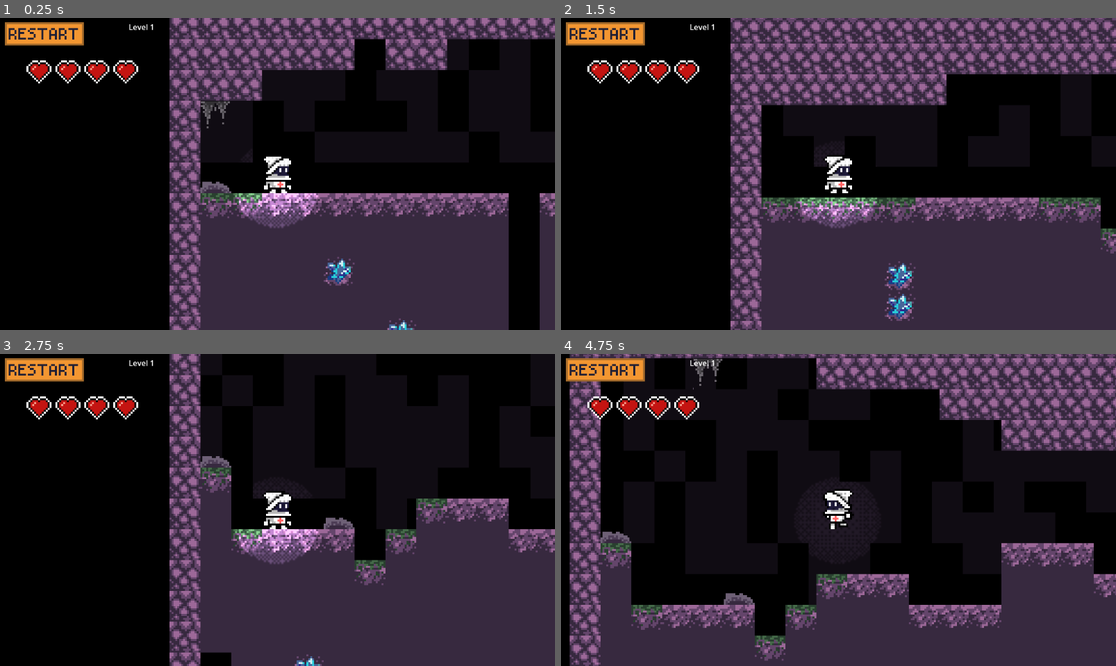
Above: before the commit, frames 1-4 (two rows, left to right).
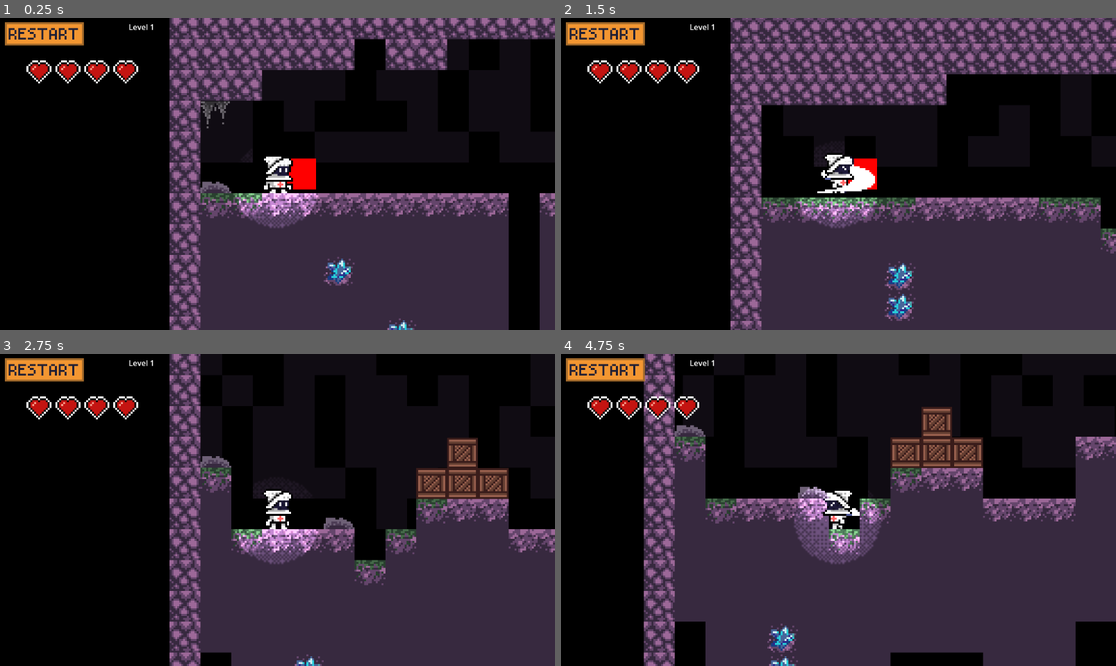
Above: after the commit, the same moments.

Repository: MickeTHS/dtj36_20_team9
Game: Godot game, scene res://Main.tscn
Two runs of this game, one before a commit and one after it. Both use one fixed random seed, a clock stepped at 60 frames per second and the inputs below.
Inputs (mouse positions are in pixels of both pictures, inside the frame that each line leads up to):
- Up to frame 1 (0.25 s): no input
- Up to frame 2 (1.5 s): click (605, 33) at 0.5 s; click (605, 33) at 1.25 s
- Up to frame 3 (2.75 s): click (44, 369) at 2 s
- Up to frame 4 (4.75 s): tap Enter (attack) at 2.75, 2.85, 3.8, 4.35 s; hold D (right) 2.78-4.28 s; tap Space (jump) at 3.02, 3.05, 3.32, 3.6, 3.77, 4.07, 4.55 s; hold A (left) from 4.28 s (still down)

The runs differ from the first frame. In frame 1, 0.5% of the frame differs, in the area x 51-57%, y 44-56%; in frame 2, 0.9%; in frame 3, 2.5%; in frame 4, 60%, in the area x 1-100%, y 0-100%.

Commit message:
audio, creates, export template

Diff:
--- a/Main.tscn
+++ b/Main.tscn
@@ -12,6 +12,7 @@
 [ext_resource type="PackedScene" uid="uid://bjl8jwjes6y1n" path="res://scene/enemy_boss.tscn" id="6_5tuhn"]
 [ext_resource type="Script" uid="uid://bjgyiqulxmsun" path="res://scripts/platform_generator.gd" id="6_c2ibq"]
 [ext_resource type="Script" uid="uid://d27q2f5vleaw4" path="res://scripts/ui.gd" id="7_j4qnp"]
+[ext_resource type="PackedScene" uid="uid://bguiq03i46aua" path="res://scene/crate.tscn" id="7_mxvw5"]
 [ext_resource type="Texture2D" uid="uid://072r7kge6fyu" path="res://assets/button_restart.png" id="8_fpfj3"]
 [ext_resource type="Texture2D" uid="uid://brbyjuhxev8me" path="res://assets/hearts.png" id="9_sc1dx"]
 [ext_resource type="Script" uid="uid://dwpkn2gsgacq6" path="res://scripts/deathzone.gd" id="10_5tuhn"]
@@ -19,6 +20,8 @@
 [ext_resource type="Texture2D" uid="uid://bmtew3clc87o5" path="res://assets/light.png" id="12_sc1dx"]
 [ext_resource type="Script" uid="uid://d3rvh2ngw53mc" path="res://scripts/ui_heart.gd" id="14_c2ibq"]
 [ext_resource type="PackedScene" uid="uid://dsoj70qblpoid" path="res://scene/stalactite.tscn" id="14_kjvhd"]
+[ext_resource type="Script" uid="uid://dreprff0vrjxs" path="res://scripts/attack_area.gd" id="15_sqvbp"]
+[ext_resource type="Texture2D" uid="uid://debek5r7ob5iw" path="res://assets/placeholder.png" id="16_hri7i"]
 [ext_resource type="PackedScene" uid="uid://df73fyk85khx4" path="res://scene/roof_wine.tscn" id="17_3b0ty"]
 [ext_resource type="PackedScene" uid="uid://ni1fpwufx5c5" path="res://scene/stone.tscn" id="18_bg4s2"]
 [ext_resource type="AudioStream" uid="uid://ccchyax824hmj" path="res://assets/RANDOM_LOOPED.ogg" id="21_devvj"]
@@ -77,6 +80,9 @@
 radius = 5.0
 height = 18.0
 
+[sub_resource type="RectangleShape2D" id="RectangleShape2D_w3rk5"]
+size = Vector2(16, 16)
+
 [sub_resource type="AtlasTexture" id="AtlasTexture_3b0ty"]
 atlas = ExtResource("5_c6i3y")
 region = Rect2(0, 144, 48, 48)
@@ -261,6 +267,8 @@
 red_step_per_level = 0.25
 desaturate_step_per_level = 0.25
 enemy_types = Array[PackedScene]([ExtResource("3_fpfj3"), ExtResource("4_sc1dx"), ExtResource("5_kjvhd"), ExtResource("6_5tuhn")])
+max_enemies_per_type = 3
+crate_scene = ExtResource("7_mxvw5")
 
 [node name="TileMapLayerBg" type="TileMapLayer" parent="Level" node_paths=PackedStringArray("target_camera")]
 modulate = Color(0.30323282, 0.30323282, 0.30323282, 1)
@@ -359,13 +367,27 @@
 spikes_sprite = ExtResource("11_2gh4u")
 row_length = 1000
 
-[node name="PlayerCharacter" type="CharacterBody2D" parent="." node_paths=PackedStringArray("ui")]
+[node name="PlayerCharacter" type="CharacterBody2D" parent="." node_paths=PackedStringArray("ui", "attack_area")]
 script = ExtResource("4_5vvyt")
 ui = NodePath("../UILayer")
+attack_area = NodePath("AttackArea")
 
 [node name="CollisionShape2D" type="CollisionShape2D" parent="PlayerCharacter"]
 position = Vector2(0, 6)
 shape = SubResource("CapsuleShape2D_1d40f")
+
+[node name="AttackArea" type="Area2D" parent="PlayerCharacter"]
+script = ExtResource("15_sqvbp")
+is_player = true
+metadata/_custom_type_script = "uid://dreprff0vrjxs"
+
+[node name="Sprite2D" type="Sprite2D" parent="PlayerCharacter/AttackArea"]
+position = Vector2(12, 5)
+texture = ExtResource("16_hri7i")
+
+[node name="CollisionShape2D" type="CollisionShape2D" parent="PlayerCharacter/AttackArea"]
+position = Vector2(12, 5)
+shape = SubResource("RectangleShape2D_w3rk5")
 
 [node name="AnimatedSprite2D" type="AnimatedSprite2D" parent="PlayerCharacter"]
 position = Vector2(0, 7)
@@ -479,6 +501,7 @@
 stream = ExtResource("24_mxvw5")
 
 [connection signal="body_entered" from="Level/DoorArea2D" to="Level" method="_on_door_area_2d_body_entered"]
+[connection signal="body_entered" from="PlayerCharacter/AttackArea" to="PlayerCharacter/AttackArea" method="_on_body_entered"]
 [connection signal="timeout" from="PlayerCharacter/AttackTimer" to="PlayerCharacter" method="_on_attack_timer_timeout"]
 [connection signal="timeout" from="PlayerCharacter/IFrameTimer" to="PlayerCharacter" method="_on_i_frame_timer_timeout"]
 [connection signal="pressed" from="UILayer/RestartButton" to="." method="_on_restart_button_pressed"]
--- a/project.godot
+++ b/project.godot
@@ -39,6 +39,7 @@
 attack={
 "deadzone": 0.2,
 "events": [Object(InputEventKey,"resource_local_to_scene":false,"resource_name":"","device":-1,"window_id":0,"alt_press …(195 unchanged characters)…
+, Object(InputEventMouseButton,"resource_local_to_scene":false,"resource_name":"","device":-1,"window_id":0,"alt_pressed":false,"shift_pressed":false,"ctrl_pressed":false,"meta_pressed":false,"button_mask":0,"position":Vector2(0, 0),"global_position":Vector2(0, 0),"factor":1.0,"button_index":1,"canceled":false,"pressed":false,"double_click":false,"script":null)
 ]
 }
 
--- a/scene/crate.tscn
+++ b/scene/crate.tscn
@@ -1,22 +1,21 @@
 [gd_scene load_steps=4 format=3 uid="uid://bguiq03i46aua"]
 
-[ext_resource type="Script" uid="uid://c1q6bq3l5ikpy" path="res://scripts/prop.gd" id="1_5i0up"]
+[ext_resource type="Script" uid="uid://ccl6ir4siuj7r" path="res://scripts/rigid_prop.gd" id="1_5i0up"]
 [ext_resource type="Texture2D" uid="uid://dpej88mbekbpj" path="res://assets/decent_tileset1.png" id="2_8mlqh"]
 
 [sub_resource type="RectangleShape2D" id="RectangleShape2D_sc1dx"]
-size = Vector2(11, 10.25)
+size = Vector2(16, 16)
 
-[node name="Crate" type="Area2D"]
+[node name="Crate" type="RigidBody2D"]
 script = ExtResource("1_5i0up")
 hp = 1
-
-[node name="CollisionShape2D" type="CollisionShape2D" parent="."]
-position = Vector2(-0.5, -1.875)
-shape = SubResource("RectangleShape2D_sc1dx")
 
 [node name="Sprite2D" type="Sprite2D" parent="."]
 texture = ExtResource("2_8mlqh")
 region_enabled = true
 region_rect = Rect2(32, 48, 16, 16)
 
+[node name="CollisionShape2D" type="CollisionShape2D" parent="."]
+shape = SubResource("RectangleShape2D_sc1dx")
+
 [connection signal="body_entered" from="." to="." method="_on_body_entered"]
--- /dev/null
+++ b/scripts/attack_area.gd
@@ -0,0 +1,66 @@
+class_name AttackArea
+extends Area2D
+
+@export var is_player : bool = false
+@export var sprite : Sprite2D
+@export var speed: float = 120.0
+@export var lifetime: float = 0.3
+
+var direction: Vector2 = Vector2.LEFT
+var _life_timer: float = 0.0
+var _disabled: bool = false
+
+func _ready() -> void:
+	_life_timer = lifetime
+
+
+func _process(delta: float) -> void:
+	if _disabled:
+		return
+
+	_life_timer -= delta
+	if _life_timer <= 0.0:
+		disable()
+
+func disable() -> void:
+	if _disabled:
+		return
+	_disabled = true
+
+	# turn off collision
+	monitoring = false
+	monitorable = false
+
+	# hide visuals
+	if sprite:
+		sprite.visible = false
+	visible = false
+
+	# stop movement & updates
+	set_process(false)
+	set_physics_process(false)
+
+
+func enable():
+	_disabled = false
+	_life_timer = lifetime
+	monitoring = true
+	monitorable = true
+	visible = true
+	set_process(true)
+	set_physics_process(true)
+
+
+# Optional if you want collision behavior
+func _on_area_entered(area: Area2D) -> void:
+	pass
+
+
+func _on_body_entered(body: Node2D) -> void:
+	print("attack_area body enter")
+	if body is EnemyCharacter:
+		body.on_hit(global_position)
+	if body is RigidProp:
+		body.on_hit(global_position)
+	if not is_player and body is PlayerCharacter:
+		body.add_health(-1)
--- a/scripts/enemy.gd
+++ b/scripts/enemy.gd
@@ -28,11 +28,14 @@
 @export var stuck_time_before_jump: float = 0.4
 @export var stuck_distance_threshold: float = 2.0
 @export var is_flying: bool = false
+@export var hp: int = 1
+@export var knockback_force: float = 140.0   # NEW: tweak as you like
 
 var move_speed: float = 60.0
 
 var just_attacked: bool = false
 var attacking: bool = false
+var is_dying: bool = false
 
 var gravity: float = ProjectSettings.get_setting("physics/2d/default_gravity")
 
@@ -45,8 +48,6 @@
 
 
 func _randomize() -> void:
-	# Randomize behavior and stats for this enemy
-
 	move_to_player = false
 	keep_distance_player = false
 
@@ -59,19 +60,16 @@
 			keep_distance_player = true
 			print("keep_distance_player")
 
-	# Randomize speed a bit
 	move_speed = base_speed + randf_range(-speed_variation, speed_variation)
 	if move_speed < 10.0:
 		move_speed = 10.0
 
-	# Randomize preferred distance if using distance-based AI
 	preferred_distance += randf_range(-preferred_distance_variation, preferred_distance_variation)
 	if preferred_distance < 10.0:
 		preferred_distance = 10.0
 
 
 func _ready() -> void:
-	# Each enemy gets its own random behavior/stats
 	_randomize()
 
 	anim_sprite.play("idle")
@@ -81,22 +79,34 @@
 	_last_x = global_position.x
 	_reset_projectile_timer()
 
+
 func _reset_projectile_timer() -> void:
 	if min_projectile_interval <= 0.0 and max_projectile_interval <= 0.0:
 		_projectile_timer = 0.0
 	else:
-		var min_t : float = max(min_projectile_interval, 0.1)
-		var max_t : float = max(max_projectile_interval, min_t)
+		var min_t: float = max(min_projectile_interval, 0.1)
+		var max_t: float = max(max_projectile_interval, min_t)
 		_projectile_timer = randf_range(min_t, max_t)
 
 
+func death() -> void:
+	queue_free()
+
+
 func _physics_process(delta: float) -> void:
+	# If dying, just let physics continue (knockback + gravity), but no AI/attacks
+	if is_dying:
+		if not is_flying and not is_on_floor():
+			velocity.y += gravity * delta
+		move_and_slide()
+		return
+
 	# Apply gravity unless flying
 	if not is_flying:
 		if not is_on_floor():
 			velocity.y += gravity * delta
 	else:
-		velocity.y = 0.0  # keep stable when flying
+		velocity.y = 0.0
 
 	var direction: float = _get_ai_direction()
 
@@ -109,28 +119,21 @@
 	else:
 		velocity.x = 0.0
 
-	# Disable jumping/stuck logic for flying enemies
 	if not is_flying:
 		_handle_stuck_and_jump(delta, direction)
 
-	# Simple attack
 	_check_attack()
-
-	# Projectile shooting
 	_handle_spawn_projectile(delta)
 
-	# Move the character
 	move_and_slide()
 
 	# --- ANIMATION STATE ---
 	if is_flying:
-		# Flying enemies always use idle/walk depending on X velocity
 		if abs(velocity.x) > 10.0:
 			anim_sprite.play("walk")
 		else:
 			anim_sprite.play("idle")
 	else:
-		# Ground enemies use existing grounded/falling animations
 		if not is_on_floor():
 			if velocity.y < 0.0:
 				anim_sprite.play("jump")
@@ -142,10 +145,8 @@
 			else:
 				anim_sprite.play("idle")
 
-	# Flip based on movement direction
 	if direction != 0.0:
 		anim_sprite.flip_h = direction < 0.0
-
 
 
 func _get_ai_direction() -> float:
@@ -166,11 +167,11 @@
 		dir = sign_x
 	elif keep_distance_player:
 		if dist < preferred_distance - preferred_distance_tolerance:
-			dir = -sign_x # too close, back away
+			dir = -sign_x
 		elif dist > preferred_distance + preferred_distance_tolerance:
-			dir = sign_x  # too far, approach
-		else:
-			dir = 0.0     # good distance
+			dir = sign_x
+		else:
+			dir = 0.0
 
 	return dir
 
@@ -182,12 +183,13 @@
 		return
 	if player == null:
 		return
+	if is_dying:
+		return
 
 	_projectile_timer -= delta
 	if _projectile_timer > 0.0:
 		return
 
-	# Only shoot if roughly facing the player horizontally
 	var dx: float = player.global_position.x - global_position.x
 	var dir_sign: float = 0.0
 	if dx > 0.0:
@@ -199,7 +201,6 @@
 		_reset_projectile_timer()
 		return
 
-	# Spawn projectile slightly in front of the enemy
 	var spawn_pos: Vector2 = global_position
 	spawn_pos.x += projectile_spawn_offset.x * dir_sign
 	spawn_pos.y += projectile_spawn_offset.y
@@ -214,8 +215,8 @@
 
 	_reset_projectile_timer()
 
+
 func _handle_stuck_and_jump(delta: float, direction: float) -> void:
-	# Only care about being stuck if trying to move on the floor and not attacking
 	if is_on_floor() and not attacking and abs(direction) > 0.0:
 		var moved_x: float = abs(global_position.x - _last_x)
 
@@ -233,7 +234,7 @@
 
 
 func _check_attack() -> void:
-	if player == null or attacking:
+	if player == null or attacking or is_dying:
 		return
 
 	var dx: float = player.global_position.x - global_position.x
@@ -247,3 +248,34 @@
 
 func _on_attack_timer_timeout() -> void:
 	attacking = false
+
+
+func on_hit(hit_position: Vector2) -> void:
+	if is_dying:
+		return
+
+	# Slight knockback away from hit_position
+	var dir := (global_position - hit_position).normalized()
+	if dir == Vector2.ZERO:
+		dir = Vector2.RIGHT
+
+	velocity.x = dir.x * knockback_force
+
+	# Small hop for ground enemies
+	if not is_flying and is_on_floor():
+		velocity.y = JUMP_VELOCITY * 0.4
+
+	hp -= 1
+
+	if hp <= 0 and not is_dying:
+		is_dying = true
+		# Optional: tint or change animation to show it's dying
+		# anim_sprite.modulate = Color(1, 0.5, 0.5)
+
+		# No more AI / projectiles
+		has_projectile = false
+		attacking = false
+
+		# Schedule death in 1 second
+		var timer := get_tree().create_timer(1.0)
+		timer.timeout.connect(death)
--- a/scripts/player_character.gd
+++ b/scripts/player_character.gd
@@ -4,6 +4,7 @@
 @export var ui: UI
 @export var iframe_duration: float = 1.0   # seconds of invulnerability
 @export var jump_cut_factor: float = 0.5   # 0–1: tap = short jump, hold = full
+@export var attack_area : AttackArea
 
 const SPEED := 90.0
 const JUMP_VELOCITY := -250.0
@@ -89,11 +90,17 @@
 		velocity.y *= jump_cut_factor
 
 	# Attack
-	if Input.is_action_just_pressed("attack") and is_on_floor():
+	if Input.is_action_just_pressed("attack"):
 		just_attacked = true
+		attack_area.enable()
 
 	# Move the character
 	move_and_slide()
+
+# Flip sprite based on movement direction
+	if direction != 0:
+		anim_sprite.flip_h = direction < 0
+		attack_area.scale.x = direction
 
 	# --- ANIMATION STATE ---
 	if not is_on_floor():
@@ -110,9 +117,7 @@
 		else:
 			anim_sprite.play("idle")
 
-	# Flip sprite based on movement direction
-	if direction != 0:
-		anim_sprite.flip_h = direction < 0
+
 
 
 func _on_attack_timer_timeout() -> void:
--- a/scripts/prop.gd
+++ b/scripts/prop.gd
@@ -12,10 +12,9 @@
 func _process(delta: float) -> void:
 	pass
 
-
 func _on_body_entered(body: Node2D) -> void:
 	if body.name == "PlayerCharacter":
 
-		queue_free()
+		# queue_free()
 		if take_damage > 0 and body is PlayerCharacter:
 			body.add_health(-abs(take_damage))
--- /dev/null
+++ b/scripts/rigid_prop.gd
@@ -0,0 +1,44 @@
+class_name RigidProp
+extends RigidBody2D
+
+@export var take_damage: int = 0      # Damage to player on touch
+@export var hp: int = 999999          # Health / hits before breaking
+@export var hit_impulse: float = 400  # How hard it flies when hit
+var is_dying: bool = false
+
+func _ready() -> void:
+	# Make sure you've connected this in the editor:
+	#  Node → Signals → body_entered → this → _on_body_entered
+	pass
+
+
+func on_hit(from_position: Vector2) -> void:
+	# Fly in the opposite direction of the hit source
+	var dir := (global_position - from_position).normalized()
+	if dir == Vector2.ZERO:
+		dir = Vector2.LEFT  # fallback just in case
+
+	# Apply an impulse in that direction
+	apply_impulse(dir * hit_impulse)
+
+	# Take 1 damage per hit (or change this if you want)
+	hp -= 1
+
+	if hp <= 0 and not is_dying:
+		is_dying = true
+		# Optional: tint or change animation to show it's dying
+		# anim_sprite.modulate = Color(1, 0.5, 0.5)
+		# Schedule death in 1 second
+		var timer := get_tree().create_timer(1.0)
+		timer.timeout.connect(death)
+
+func death() -> void:
+	queue_free()
+
+
+func _on_body_entered(body: Node) -> void:
+	if body is PlayerCharacter:
+		if take_damage > 0:
+			(body as PlayerCharacter).add_health(-abs(take_damage))
+		# Optional: break on touch
+		# queue_free()
Not shown: 1 places in Main.tscn that only renumber resources
Not shown, changed: assets/RANDOM_LOOPED.ogg.import
Binary file added: assets/placeholder.png
Not shown, added: assets/placeholder.png.import
Not shown, changed: export_presets.cfg
Not shown, added: scripts/attack_area.gd.uid
Not shown, added: scripts/rigid_prop.gd.uid
Not shown, added: index.html
